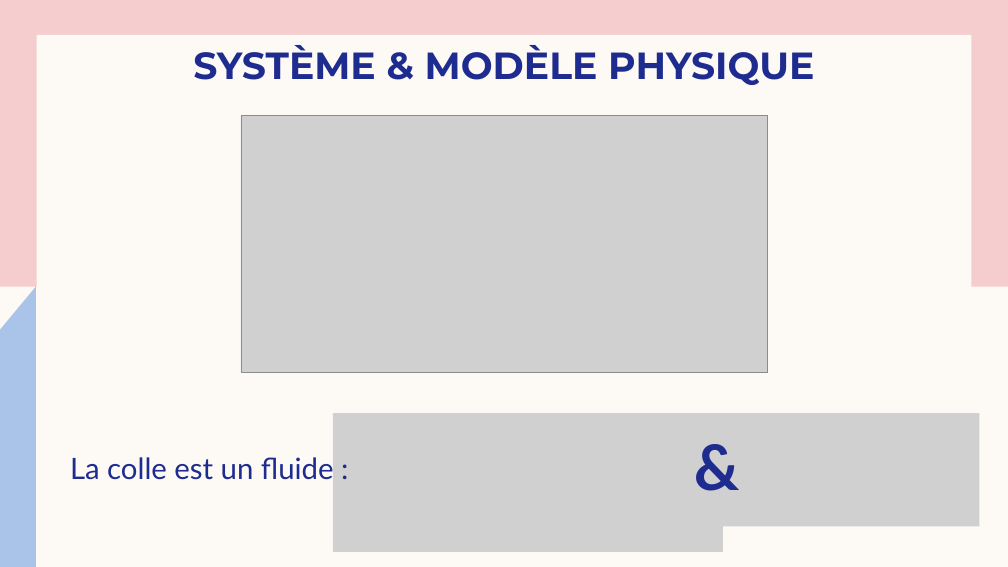
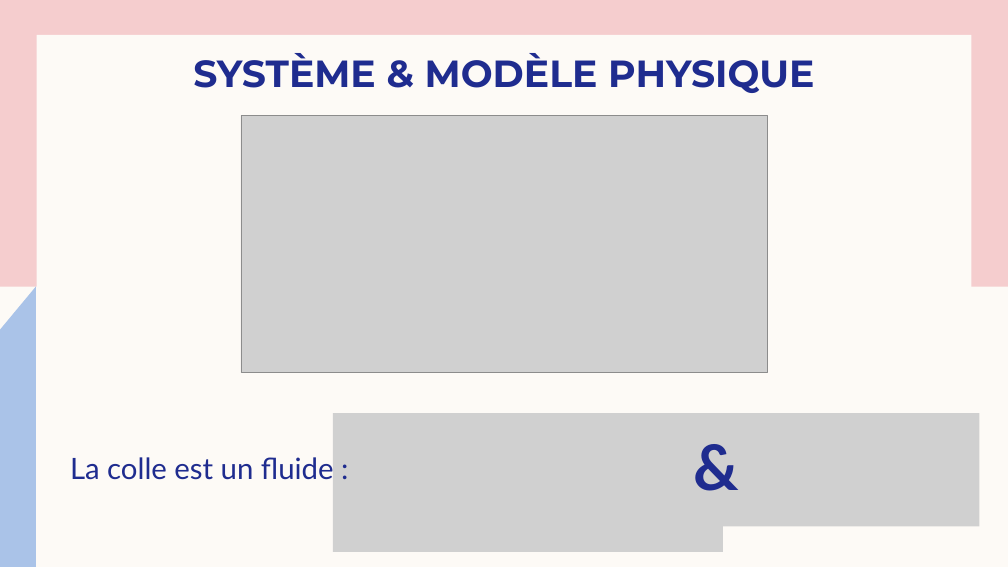
Before and after one commit to Josephine-gith/VS, a slide deck: slide 1 of PPT/Viscoplastic Squeeze pptGE 2.pptx. Drawn at 1008x567 pixels with LibreOffice and Linux fonts; fonts in the diff are those of the drawing; grey boxes stand for pictures. Boxes give left, top, right and bottom in pixels: in the first picture for what was removed or moved away, otherwise in the second. Text is boxed around its words. In the diff, an @@ line names an element or a change of style, - is before the commit and + after.

```diff
--- a/PPT/Viscoplastic Squeeze pptGE 2.pptx
+++ b/PPT/Viscoplastic Squeeze pptGE 2.pptx
@@ title "SYSTÈME & MODÈLE PHYSIQUE": place and size @@
-title "SYSTÈME & MODÈLE PHYSIQUE" at [193, 45, 814, 85]
+title "SYSTÈME & MODÈLE PHYSIQUE" at [193, 53, 814, 93]
```
Also in this commit, not shown: 9 other slides changed, 1 slide removed, 21 other files.
